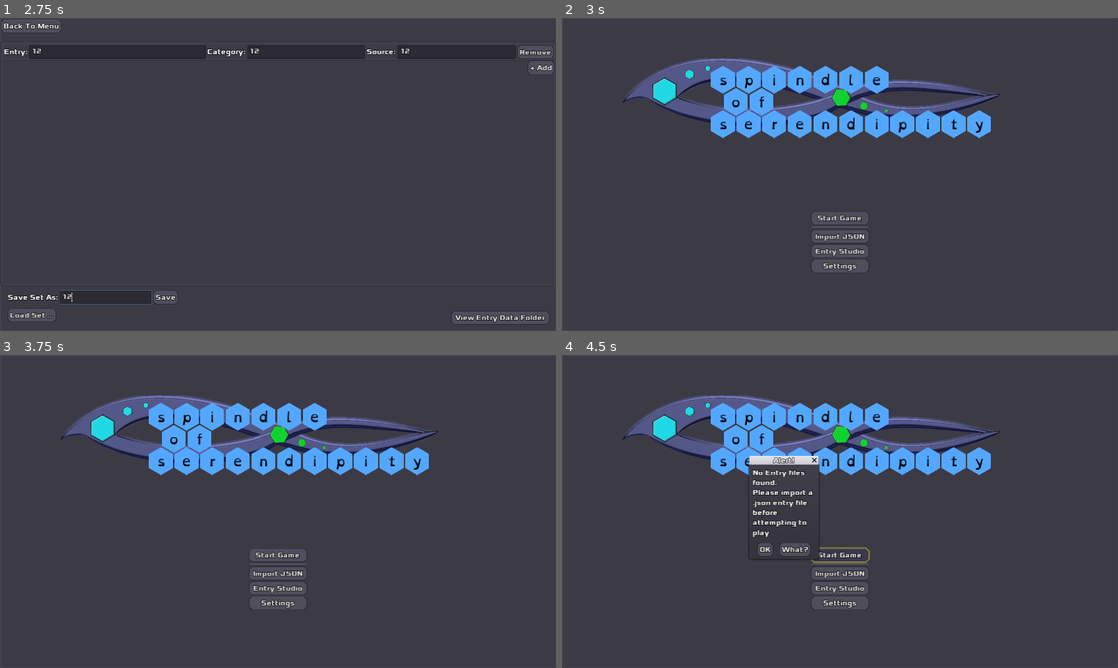
Above: before the commit, frames 1-4 (two rows, left to right).
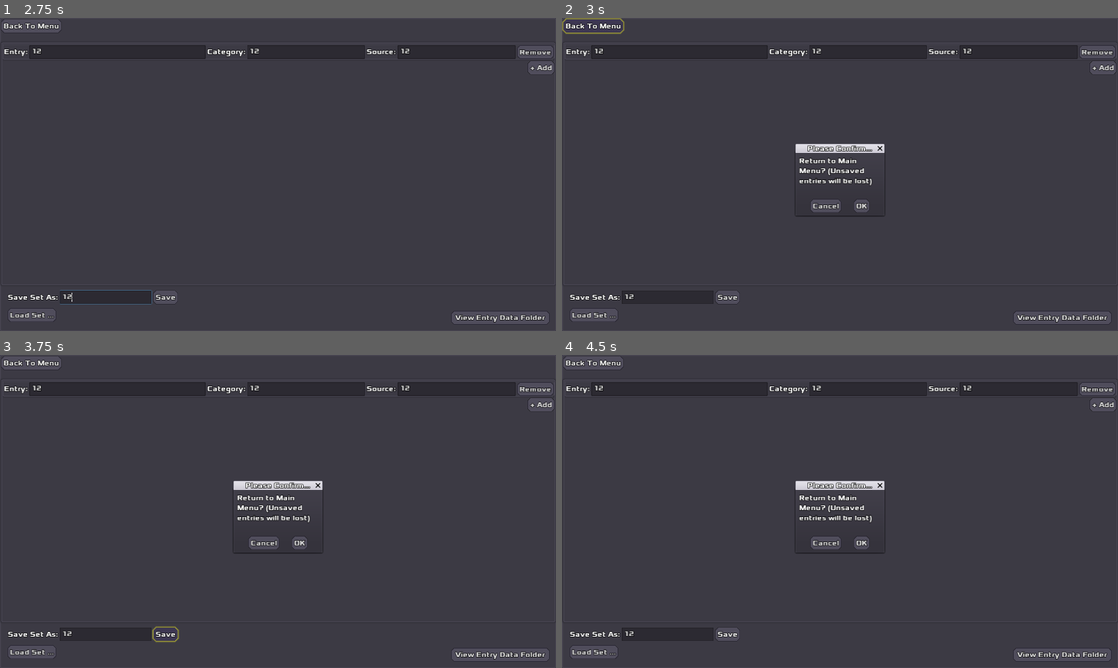
Above: after the commit, the same moments.

Repository: zacryol/spindle-of-serendipity
Game: Godot game, scene res://game/menus/MainMenu.tscn
Same seed, same stepped clock (60 frames per second), same inputs: the game is played once before the commit and once after it.
Inputs (mouse positions are in pixels of both pictures, inside the frame that each line leads up to):
- Up to frame 1 (2.75 s): click "Entry Studio" at 0.5 s; click (116, 52) at 1.27 s; type "12" at 1.35 s; click (305, 52) at 1.5 s; type "12" at 1.58 s; click (455, 52) at 1.73 s; type "12" at 1.82 s; click (105, 296) at 2.02 s; type "12" at 2.1 s
- Up to frame 2 (3 s): click "Back To Menu" at 2.75 s
- Up to frame 3 (3.75 s): click (166, 633) at 3.5 s, where only the run after the commit has a clickable "Save"
- Up to frame 4 (4.5 s): click (840, 555) at 4.25 s, where only the run before the commit has a clickable "Start Game"

Frame 1 is identical in both runs. In frame 2, 13% of the frame differs, in the area x 0-100%, y 0-98%; in frame 3, 13%; in frame 4, 14%, in the area x 0-100%, y 1-98%.

Commit message:
Confirm to go back to main

Diff:
--- a/godot/game/menus/EntryStudio.gd
+++ b/godot/game/menus/EntryStudio.gd
@@ -9,6 +9,7 @@
 onready var save_button := $PC/VBox/Control2/SaveBit/SaveButton as Button
 onready var save_confirm := $AcceptDialog as AcceptDialog
 onready var load_dialog := $FileDialog as FileDialog
+onready var go_to_main := $MainConfirm as ConfirmationDialog
 
 func _ready() -> void:
 	add_item()
@@ -58,7 +59,7 @@
 
 
 func _on_MenuButton_pressed() -> void:
-	get_tree().change_scene("res://game/menus/MainMenu.tscn")
+	go_to_main.show()
 
 
 func _on_SaveButton_pressed() -> void:
@@ -69,7 +70,9 @@
 	var f := File.new()
 	if f.file_exists(GlobalVars.ENTRIES_SAVE + path):
 		save_button.disabled = true
-		save_confirm.dialog_text = "File %s already exists" % (GlobalVars.ENTRIES_SAVE + path)
+		save_confirm.dialog_text = """File %s already exists.
+		(If saving to a file you loaded and edited, please select \"Overwrite\")"""\
+		 % (GlobalVars.ENTRIES_SAVE + path)
 		save_confirm.show()
 		return
 
@@ -134,3 +137,7 @@
 				s.set_values(e[0], e[1])
 			_:
 				s.set_values(e[0], e[1], e[2])
+
+
+func _on_MainConfirm_confirmed() -> void:
+	get_tree().change_scene("res://game/menus/MainMenu.tscn")
--- a/godot/game/menus/EntryStudio.tscn
+++ b/godot/game/menus/EntryStudio.tscn
@@ -158,6 +158,18 @@
 __meta__ = {
 "_edit_use_anchors_": false
 }
+
+[node name="MainConfirm" type="ConfirmationDialog" parent="."]
+anchor_left = 0.5
+anchor_top = 0.5
+anchor_right = 0.5
+anchor_bottom = 0.5
+margin_left = -102.0
+margin_top = -50.0
+margin_right = 102.0
+margin_bottom = 95.0
+dialog_text = "Return to Main Menu? (Unsaved entries will be lost)"
+dialog_autowrap = true
 [connection signal="pressed" from="PC/VBox/Control/MenuButton" to="." method="_on_MenuButton_pressed"]
 [connection signal="pressed" from="PC/VBox/Main/Scroll/VBox/AddButton" to="." method="_on_AddButton_pressed"]
 [connection signal="pressed" from="PC/VBox/Control2/FolderButton" to="." method="_on_FolderButton_pressed"]
@@ -166,3 +178,4 @@
 [connection signal="custom_action" from="AcceptDialog" to="." method="_on_AcceptDialog_custom_action"]
 [connection signal="hide" from="AcceptDialog" to="." method="_on_AcceptDialog_hide"]
 [connection signal="file_selected" from="FileDialog" to="." method="_on_FileDialog_file_selected"]
+[connection signal="confirmed" from="MainConfirm" to="." method="_on_MainConfirm_confirmed"]
